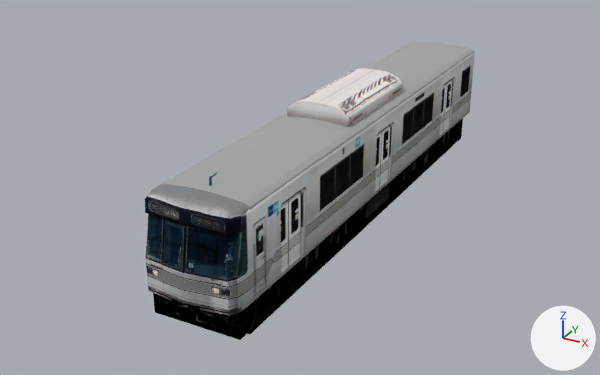
Renders of the Blender file モデリング/車両/03/03-1.blend from each side of a commit.
Both versions are drawn from a camera (50 mm lens) standing at (11.0, -23.1, 11.8) and looking at (-0.9, -1.5, 1.0). The lights are fixed; the arrows at lower right show +X, +Y and +Z.

Objects in the first picture: '03_1', '03_1.001', '03_1.004', '03_1.005', '03_1.006', '03_1.007'.
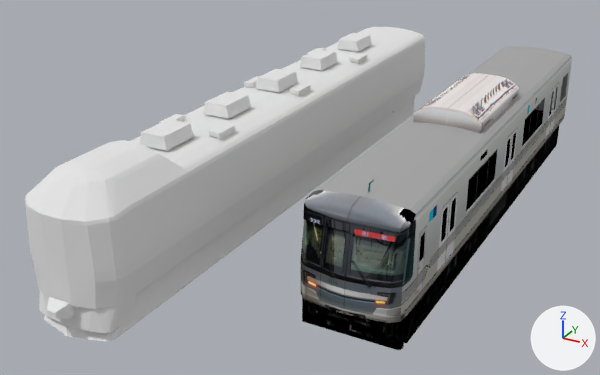
Where the newer file only moved an object's origin or applied its transform, the numbers keep the older frame.

Boxes (x1, y1, x2, y2) around the edits, measured in the pictures (600 x 375 px):
'03_1', surface changed, moved, rescaled
    before: (199, 51, 475, 313)
    after: (306, 56, 572, 322)
'485_1.001', added
    after: (61, 37, 425, 292)
'03_1.001', moved, rescaled (18% narrower)
    before: (160, 42, 474, 207)
    after: (315, 46, 571, 214)
'03_1.005', surface changed, moved, rescaled
    before: (145, 184, 250, 316)
    after: (301, 191, 410, 323)
'485_1.002', added
    after: (131, 27, 424, 172)
'485_1', added
    after: (25, 164, 140, 309)
'03_1.006', mesh rescaled
    before: (247, 118, 463, 334)
    after: (404, 126, 559, 343)
'03_1.007', moved, rescaled (9% narrower)
    before: (287, 68, 403, 127)
    after: (413, 73, 519, 133)
'485_1.006', added
    after: (120, 96, 415, 335)
'03_1.004', reshaped, moved, rescaled (8% wider, 12% taller)
    before: (153, 293, 248, 340)
    after: (302, 297, 405, 350)
'485_1.004', added
    after: (39, 291, 137, 342)
'03_1.002', moved (not visible before)
    after: (394, 109, 565, 316)

The change, as a list of edits to the scene's bpy script:
```text
Change mat_03_1material:
    where n2 = _N.new('ShaderNodeTexImage'); n2.name = '画像テクスチャ'
    n2.image: img_03_s1_png_001 -> img_tcside_png
Change mat_03_1material_005:
    where n2 = _N.new('ShaderNodeTexImage'); n2.name = '画像テクスチャ'
    n2.image: img_03_f_png_001 -> img_front_png
Change me_mesh:
    where me_mesh.from_pydata(...)  # 20 vertices, 8 faces; spans x -1.4..1.4, y -5.4..12.0, z -1.4..1.1
    me_mesh part 3: texture (UV) coordinates of 8 of 8 faces, centred in x -1.4..1.4, y -5.3..3.5, z -1.0..1.1, changed; they spanned u 0.0..1.0, v 0.01..1.0 and now span u 0.0..1.0, v 0.0..1.0
Change me_mesh_004:
    where me_mesh_004.from_pydata(...)  # 10 vertices, 5 faces; spans x -1.32..1.32, y -0.15..0.22, z -0.54..0.51
    me_mesh_004 part 2
    me_mesh_004.vertices[1].co: (-1.32, -0.15, -0.54) -> (-1.32, -0.15, -0.4)  # pixel (154, 312) -> pixel (302, 321)
    me_mesh_004.vertices[2].co: (1.32, -0.15, -0.54) -> (1.32, -0.15, -0.4)  # pixel (240, 340) -> pixel (398, 350)
Change me_mesh_006:
    where me_mesh_006.from_pydata(...)  # 8 vertices, 4 faces; spans x -1.4..1.4, y -8.1..8.1, z -0.5..0.5
    me_mesh_006 part 1: the whole mesh is scaled about its middle by (1, 0.97, 1.01), then moved by (3.6, 1.3, 0.0)
Add me_mesh_015:
    me_mesh_015.from_pydata([(1.1, -9.9, -0.5), (1.1, 9.9, -0.5), (1.1, 9.9, 0.5), (1.1, -9.9, 0.5), (-1.1, -9.9, 0.5), (-1.1, 9.9, 0.5), (-1.1, 9.9, -0.5), (-1.1, -9.9, -0.5)], [], [(0, 1, 2, 3), (4, 5, 6, 7)])
    me_mesh_015.materials.append(mat_485_1material_006)  # white #e7e7e7
Change ob_03_1:
    ob_03_1.location: (0.0, -3.27, 2.34) -> (3.59, -1.92, 2.36)
    ob_03_1.scale: (1.0, 1.0, 1.0) -> (1.0, 0.97, 1.0)
Change ob_03_1_001:
    ob_03_1_001.location: (0.0, 3.77, 2.93) -> (3.59, 4.91, 2.95)
    ob_03_1_001.scale: (1.0, 1.0, 1.0) -> (1.0, 0.97, 1.0)
Change ob_03_1_002:
    ob_03_1_002.location: (0.0, -2.84, 0.9) -> (3.6, -1.5, 1.11)
Change ob_03_1_003:
    ob_03_1_003.location: (0.0, 9.09, 2.1) -> (3.59, 10.08, 2.04)
Change ob_03_1_004:
    ob_03_1_004.location: (0.0, -8.47, 0.61) -> (3.6, -7.05, 0.57)
    ob_03_1_004.scale: (1.0, 1.0, 1.0) -> (1.0, 0.97, 1.17)
Change ob_03_1_005:
    ob_03_1_005.location: (0.0, -8.59, 2.88) -> (3.59, -7.08, 2.9)
    ob_03_1_005.scale: (1.0, 1.0, 1.0) -> (1.0, 0.97, 1.0)
Change ob_03_1_007:
    ob_03_1_007.location: (0.0, -0.07, 3.9) -> (3.59, 1.19, 3.92)
    ob_03_1_007.scale: (1.0, 1.0, 1.0) -> (1.0, 0.97, 1.0)
Add ob_485_1_006:
    ob_485_1_006 = bpy.data.objects.new('485_1.006', me_mesh_015)
    ob_485_1_006.location = (-2.61, 0.0, 0.53)
Add ob_485_1_004:
    ob_485_1_004 = bpy.data.objects.new('485_1.004', me_mesh_013)  # 98 vertices, 76 faces; spans x -1.3..1.3, y -0.79..0.99, z -0.51..0.57; in mat_485_1material_004 (white #e7e7e7)
    ob_485_1_004.location = (-2.61, -10.1, 0.54)
Add ob_485_1_002:
    ob_485_1_002 = bpy.data.objects.new('485_1.002', me_mesh_011)  # 274 vertices, 186 faces; spans x -1.4..1.4, y -9.5..10.3, z -2.5..0.5; in mat_485_1material_002 (white #e7e7e7)
    ob_485_1_002.location = (-2.67, -0.29, 3.67)
Add ob_485_1_001:
    ob_485_1_001 = bpy.data.objects.new('485_1.001', me_mesh_010)  # 95 vertices, 62 faces; spans x -1.5..1.5, y -5.5..14.5, z -1.9..1.3; in mat_485_1material_001 (white #e7e7e7)
    ob_485_1_001.location = (-2.61, -4.53, 2.86)
Add ob_485_1:
    ob_485_1 = bpy.data.objects.new('485_1', me_mesh_009)  # 91 vertices, 74 faces; spans x -1.48..1.48, y -0.59..0.69, z -1.93..1.25; in mat_485_1material (white #e7e7e7)
    ob_485_1.location = (-2.61, -9.93, 2.93)
```
